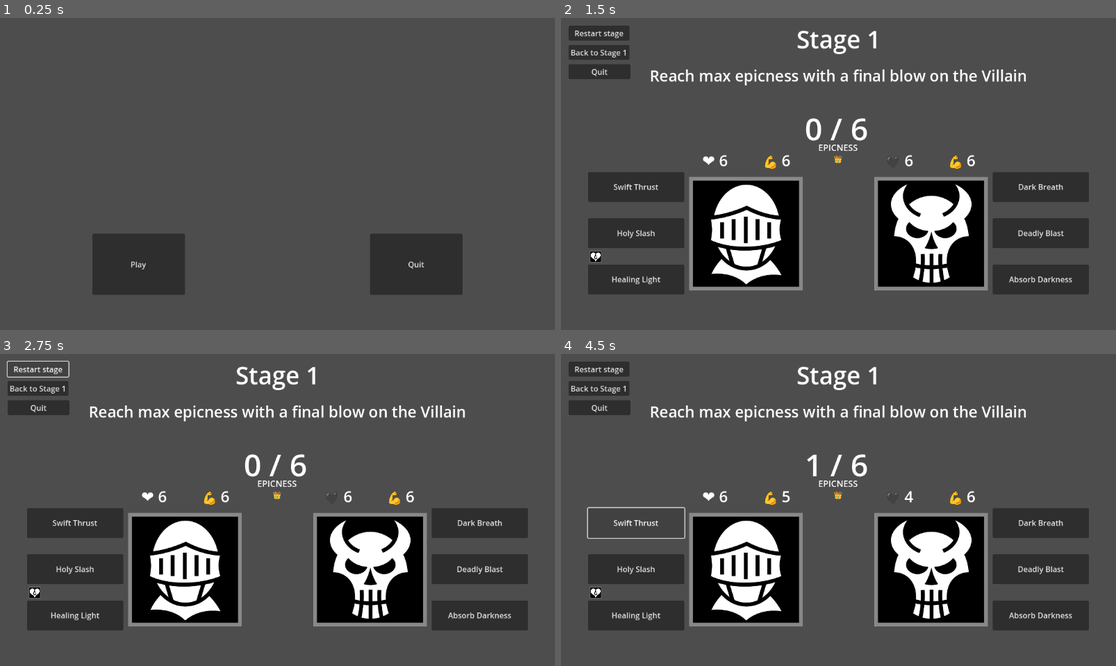
Above: before the commit, frames 1-4 (two rows, left to right).
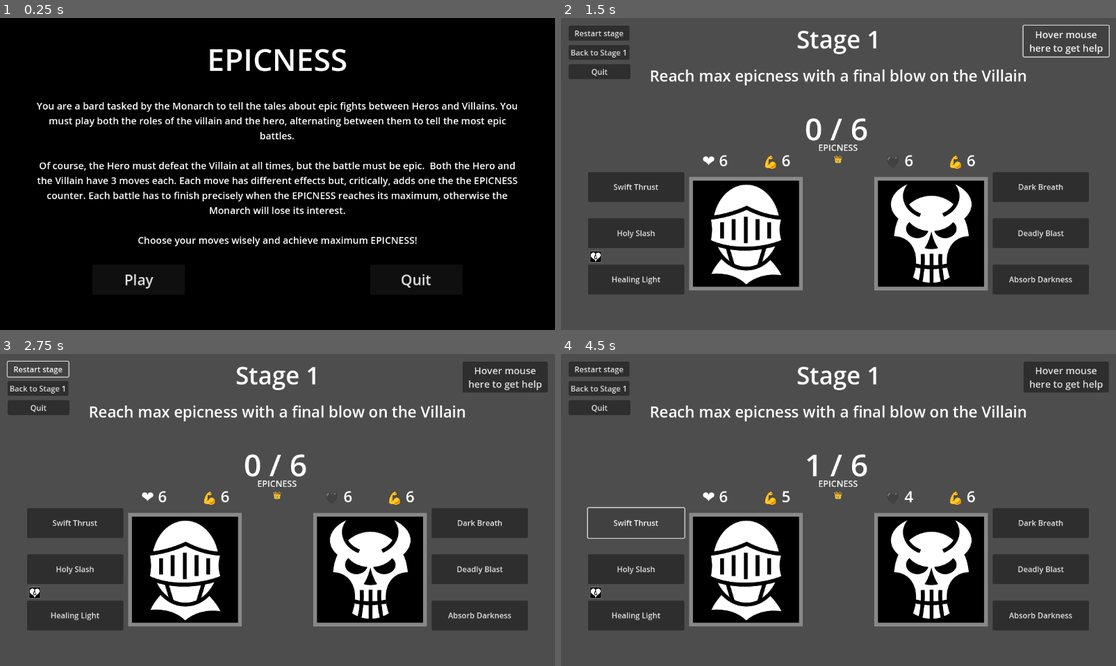
Above: after the commit, the same moments.

Repository: mtcruz/EPICNESS
Game: Godot game, scene res://main.tscn
Two runs of this game, one before a commit and one after it. Both use one fixed random seed, a clock stepped at 60 frames per second and the inputs below.
Inputs (mouse positions are in pixels of both pictures, inside the frame that each line leads up to):
- Up to frame 1 (0.25 s): no input
- Up to frame 2 (1.5 s): click "Play" at 0.5 s; click (1066, 39) at 1.25 s, where only the run after the commit has a clickable "Hover mouse here to get help"
- Up to frame 3 (2.75 s): click "Restart stage" at 2 s
- Up to frame 4 (4.5 s): click "Restart stage" at 2.75 s; click "Restart stage" at 3.5 s; click "Swift Thrust" at 4.25 s

The runs differ from the first frame. In frame 1, 99% of the frame differs, in the area x 0-100%, y 0-100%; in frame 2, 0.4%; in frame 3, 1.4%; in frame 4, 1.4%.

Commit message:
Add game's story and rules

Diff:
--- a/Luta.tscn
+++ b/Luta.tscn
@@ -218,6 +218,7 @@
 texture = ExtResource("4_lhyi7")
 
 [node name="TransitionMessage" type="Control" parent="."]
+visible = false
 layout_mode = 3
 anchors_preset = 0
 offset_left = 63.0
@@ -276,6 +277,24 @@
 text = "Next Stage will begin in 5 seconds"
 horizontal_alignment = 1
 vertical_alignment = 1
+
+[node name="Button" type="Button" parent="."]
+offset_left = 960.0
+offset_top = 16.0
+offset_right = 1137.0
+offset_bottom = 80.0
+tooltip_text = "TIP:
+Plan your moves so you can reach maximum EPICNESS on a move on which  the Hero kills the Villain.
+
+RULES:
+- The Hero must defeat the Villain at all times.
+- Both the Hero and the Villain have 3 moves each. Each move has different effects.
+- Each move adds one the the EPICNESS counter.
+- The battle must end precisely when the EPICNESS reaches its maximum.
+"
+theme_override_font_sizes/font_size = 20
+text = "Hover mouse
+here to get help"
 
 [connection signal="button_down" from="HeroButtons/hero_move_1" to="." method="_on_hero_move_1"]
 [connection signal="button_down" from="HeroButtons/hero_move_2" to="." method="_on_hero_move_2"]
--- a/main.tscn
+++ b/main.tscn
@@ -1,23 +1,58 @@
-[gd_scene load_steps=2 format=3 uid="uid://cukidb2j0xeg7"]
+[gd_scene load_steps=3 format=3 uid="uid://cukidb2j0xeg7"]
 
 [ext_resource type="Script" path="res://main.gd" id="1_s6hq5"]
+
+[sub_resource type="CanvasItemMaterial" id="CanvasItemMaterial_gaavy"]
 
 [node name="Main" type="Node2D"]
 script = ExtResource("1_s6hq5")
 
+[node name="ColorRect" type="ColorRect" parent="."]
+material = SubResource("CanvasItemMaterial_gaavy")
+offset_right = 1152.0
+offset_bottom = 648.0
+color = Color(0, 0, 0, 1)
+
 [node name="Play" type="Button" parent="."]
 offset_left = 192.0
-offset_top = 448.0
+offset_top = 512.0
 offset_right = 384.0
 offset_bottom = 575.0
+theme_override_font_sizes/font_size = 30
 text = "Play"
 
 [node name="Quit" type="Button" parent="."]
 offset_left = 768.0
-offset_top = 448.0
+offset_top = 512.0
 offset_right = 960.0
 offset_bottom = 575.0
+theme_override_font_sizes/font_size = 30
 text = "Quit"
+
+[node name="Description" type="Label" parent="."]
+offset_left = 64.0
+offset_top = 168.0
+offset_right = 1088.0
+offset_bottom = 509.0
+theme_override_font_sizes/font_size = 20
+text = "You are a bard tasked by the Monarch to tell the tales about epic fights between Heros and Villains. You must play both the roles of the villain and the hero, alternating between them to tell the most epic battles.
+
+Of course, the Hero must defeat the Villain at all times, but the battle must be epic.  Both the Hero and the Villain have 3 moves each. Each move has different effects but, critically, adds one the the EPICNESS counter. Each battle has to finish precisely when the EPICNESS reaches its maximum, otherwise the Monarch will lose its interest.
+
+Choose your moves wisely and achieve maximum EPICNESS!"
+horizontal_alignment = 1
+autowrap_mode = 2
+
+[node name="Title" type="Label" parent="."]
+offset_left = 64.0
+offset_top = 40.0
+offset_right = 1088.0
+offset_bottom = 131.0
+theme_override_font_sizes/font_size = 64
+text = "EPICNESS"
+horizontal_alignment = 1
+vertical_alignment = 1
+autowrap_mode = 2
 
 [connection signal="button_down" from="Play" to="." method="_on_play_button_down"]
 [connection signal="button_down" from="Quit" to="." method="_on_quit_button_down"]
